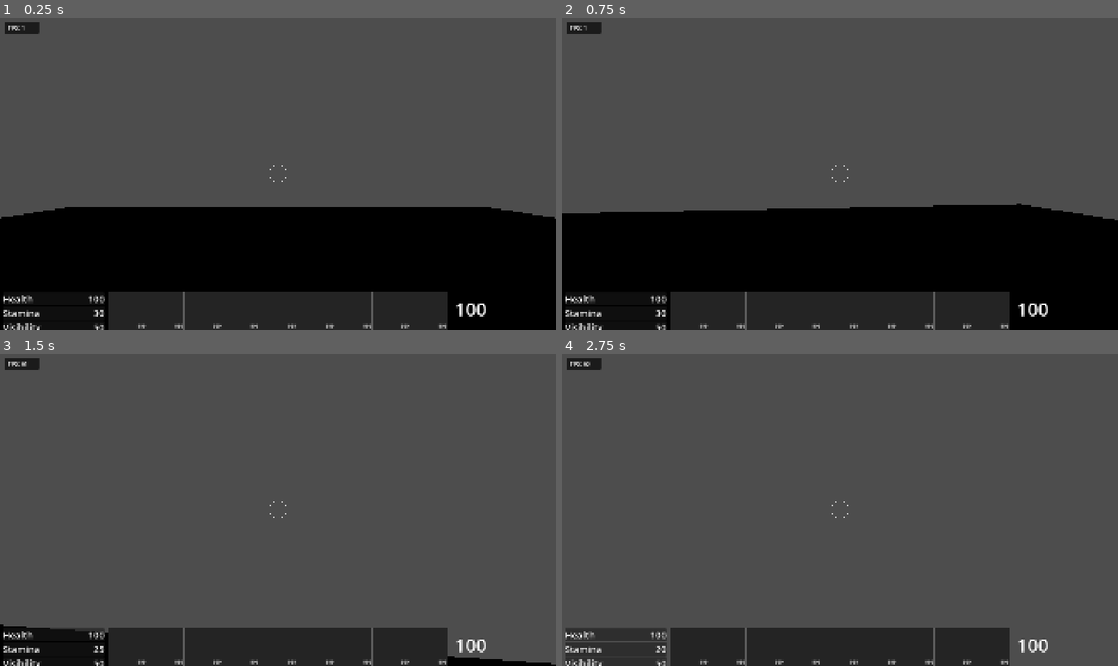
Above: before the commit, frames 1-4 (two rows, left to right).
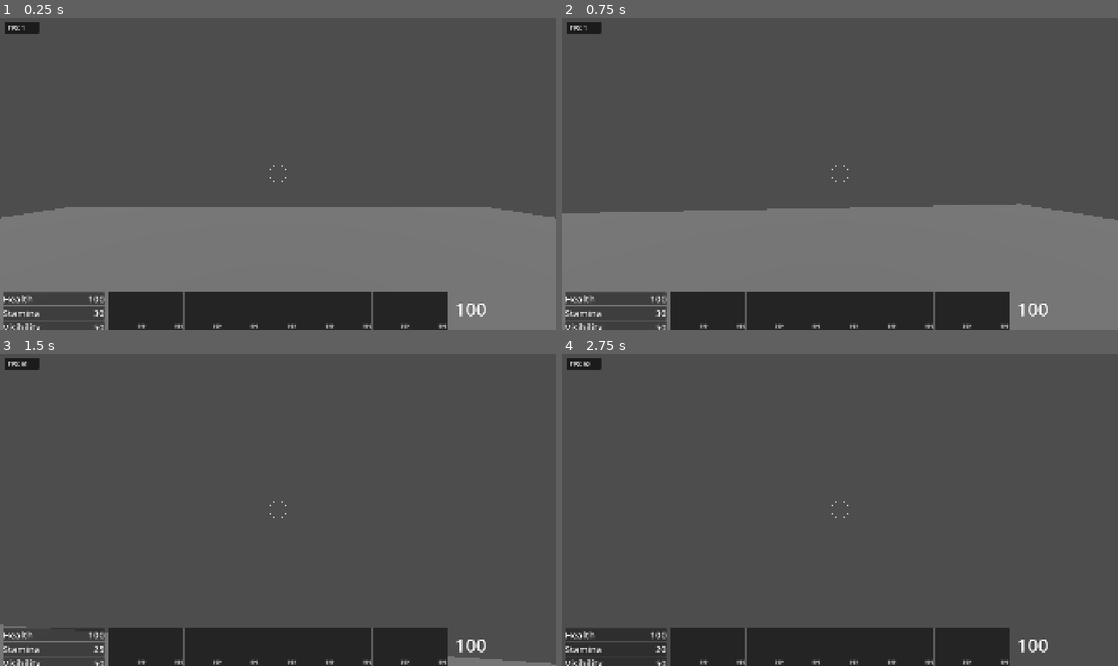
Above: after the commit, the same moments.

Repository: janisl/rpg-core
Game: Godot game, scene res://levels/test2.tscn
The game is run twice, just before and just after one commit, with the same random seed, the same clock (stepped at 60 frames per second) and the same inputs. This scene is started directly instead of the project's main scene.
Inputs (mouse positions are in pixels of both pictures, inside the frame that each line leads up to):
- Up to frame 1 (0.25 s): no input
- Up to frame 2 (0.75 s): tap Enter at 0.5 s; move the mouse to (867, 170) at 0.52 s; hold W (forward) from 0.53 s (still down); hold Z (test) from 0.53 s (still down)
- Up to frame 3 (1.5 s): keep holding W (forward); tap Space (jump) at 0.77 s; move the mouse to (250, 510) at 1.27 s; release Z (test) at 1.28 s; tap Shift (crouch) at 1.35 s
- Up to frame 4 (2.75 s): keep holding W (forward); tap Space (jump) at 1.52, 2 s; tap Z (test) at 1.55 s; move the mouse to (851, 503) at 2.02 s; hold Z (test) from 2.03 s (still down); tap T (cycle_ammo) at 2.1 s

The runs differ from the first frame. In frame 1, 31% of the frame differs, in the area x 0-100%, y 60-100%; in frame 2, 31%; in frame 3, 2.4%; in frame 4, nothing differs.

Commit message:
Working saves of multiple levels.

Diff:
--- a/levels/test2.tscn
+++ b/levels/test2.tscn
@@ -2,6 +2,10 @@
 
 [ext_resource type="Script" uid="uid://co3ihnup4mtgl" path="res://systems/levels/level_transition.gd" id="1_b481m"]
 [ext_resource type="PackedScene" uid="uid://dmm1368oglfp0" path="res://actors/player/player.tscn" id="2_k2k1l"]
+[ext_resource type="PackedScene" uid="uid://u5kjeyq7rd1m" path="res://items/ammo/laser_ammo.tscn" id="3_0gdhd"]
+[ext_resource type="PackedScene" uid="uid://b16alro8fspcn" path="res://items/ammo/pistol_ammo.tscn" id="4_m0x41"]
+[ext_resource type="PackedScene" uid="uid://crytf2marbeak" path="res://props/exploding_barrel.tscn" id="5_v2h5b"]
+[ext_resource type="PackedScene" uid="uid://cj1cbhi5vwsb5" path="res://props/destructible_box.tscn" id="6_px0vi"]
 
 [sub_resource type="StandardMaterial3D" id="StandardMaterial3D_bsiym"]
 transparency = 1
@@ -33,3 +37,30 @@
 
 [node name="CollisionShape3D" type="CollisionShape3D" parent="CSGBox3D2/LevelTransition" unique_id=1891774503]
 shape = SubResource("BoxShape3D_bsiym")
+
+[node name="DirectionalLight3D" type="DirectionalLight3D" parent="." unique_id=793533310]
+transform = Transform3D(1, 0, 0, 0, 0.7819276, 0.6233693, 0, -0.6233693, 0.7819276, 0, 8.656116, 0)
+
+[node name="LaserAmmo" parent="." unique_id=270468499 instance=ExtResource("3_0gdhd")]
+transform = Transform3D(1, 0, 0, 0, 1, 0, 0, 0, 1, -7.2331586, 0.005, -0.69425154)
+
+[node name="PistolAmmo" parent="." unique_id=1961138037 instance=ExtResource("4_m0x41")]
+transform = Transform3D(1, 0, 0, 0, 1, 0, 0, 0, 1, -3.484551, 0.005, -1.0669937)
+
+[node name="PistolAmmo2" parent="." unique_id=2030706920 instance=ExtResource("4_m0x41")]
+transform = Transform3D(1, 0, 0, 0, 1, 0, 0, 0, 1, -4.7822847, 0.0050004767, 0.12052488)
+
+[node name="ExplodingBarrel" parent="." unique_id=23067863 instance=ExtResource("5_v2h5b")]
+transform = Transform3D(1, 0, 0, 0, 1, 0, 0, 0, 1, -2.1733727, 0.50000095, 4.0567236)
+
+[node name="DestructibleBox" parent="." unique_id=1172205483 instance=ExtResource("6_px0vi")]
+transform = Transform3D(1, 0, 0, 0, 1, 0, 0, 0, 1, 3.6435704, 4.7683716e-07, 3.5199304)
+
+[node name="ExplodingBarrel2" parent="." unique_id=1967965012 instance=ExtResource("5_v2h5b")]
+transform = Transform3D(1, 0, 0, 0, 1, 0, 0, 0, 1, 1.6975095, 0.49999952, 4.357088)
+
+[node name="LaserAmmo2" parent="." unique_id=908820827 instance=ExtResource("3_0gdhd")]
+transform = Transform3D(1, 0, 0, 0, 1, 0, 0, 0, 1, 3.5459704, 1.0050005, 3.5284746)
+
+[node name="LaserAmmo3" parent="." unique_id=592012234 instance=ExtResource("3_0gdhd")]
+transform = Transform3D(1, 0, 0, 0, 1, 0, 0, 0, 1, 2.8178682, 0.0050004767, 2.4032521)
--- a/systems/levels/level_manager.gd
+++ b/systems/levels/level_manager.gd
@@ -13,16 +13,14 @@
 func transition_to_level(level_path: String) -> void:
 	var player := get_tree().get_first_node_in_group("player") as Player
 	_save_player_state(TEMP_SLOT, player)
-	if get_tree().current_scene.scene_file_path == "res://levels/test.tscn":
-		_save_level_state(TEMP_SLOT, get_tree().current_scene.name)
+	_save_level_state(TEMP_SLOT, get_tree().current_scene.name)
 
 	await load_new_level(level_path)
 
 	player = get_tree().get_first_node_in_group("player") as Player
 	_load_player_state(TEMP_SLOT, player)
 	player.position = Vector3.ZERO
-	if get_tree().current_scene.scene_file_path == "res://levels/test.tscn":
-		await _load_level_state(TEMP_SLOT, get_tree().current_scene.name)
+	await _load_level_state(TEMP_SLOT, get_tree().current_scene.name)
 
 
 func load_new_level(level_path: String) -> void:
